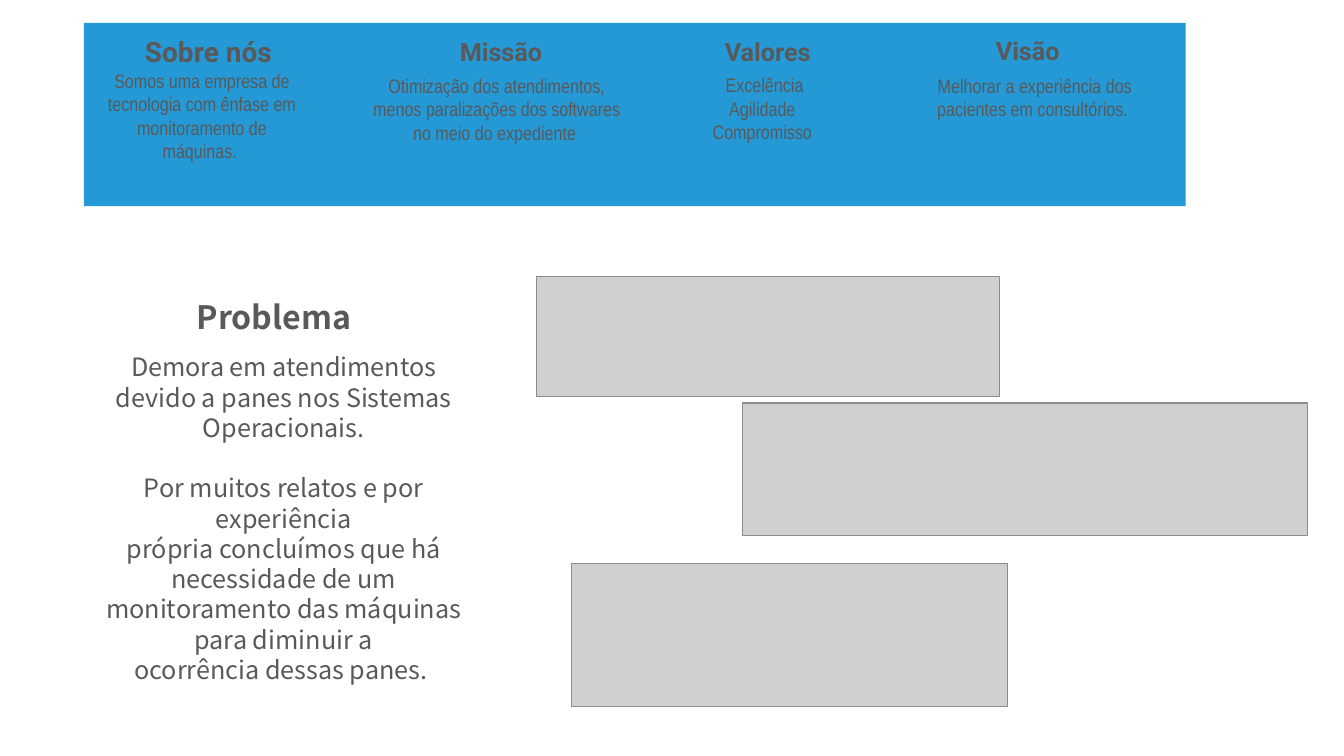
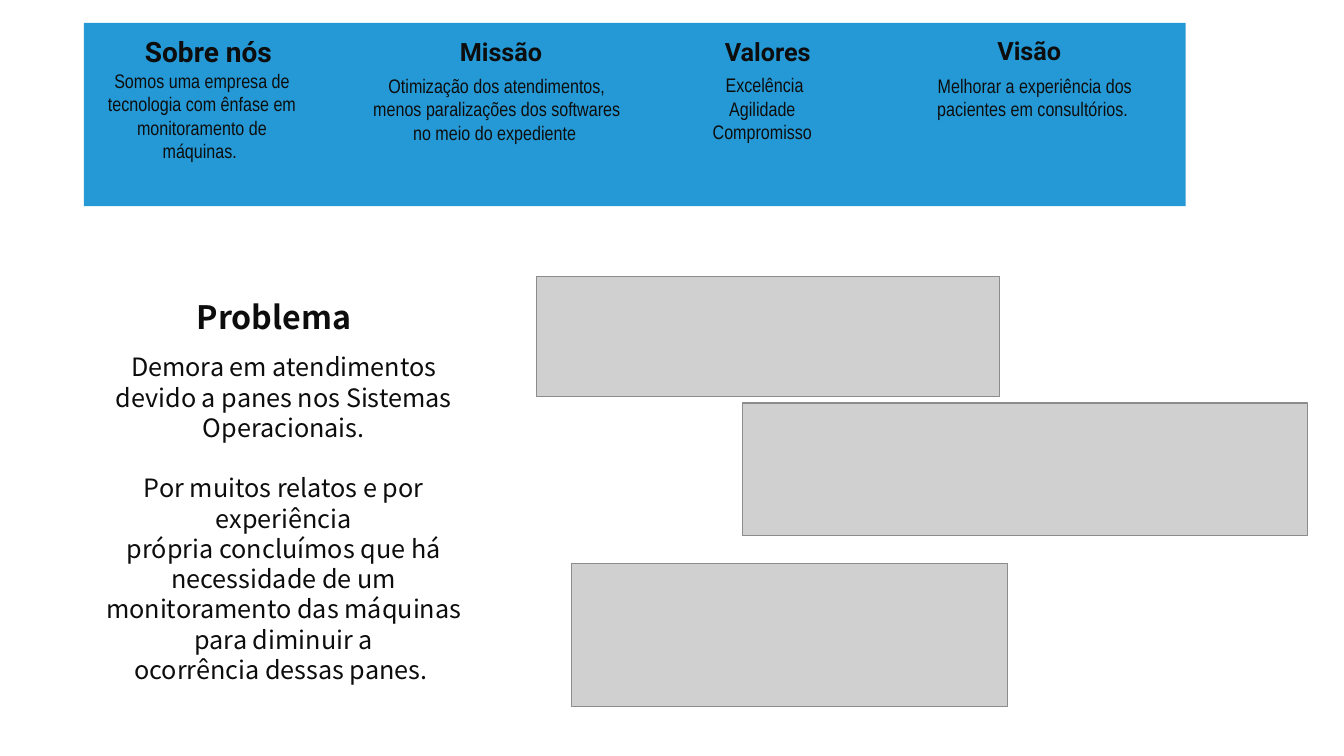
Before and after one commit to 2ADSC-Grupo9-HSO/Documentacao, a slide deck: slide 5 of Apresentações PPT/HSO-Sprint3.pptx. Drawn at 1344x756 pixels with LibreOffice and Linux fonts; fonts in the diff are those of the drawing; grey boxes stand for pictures. Boxes give left, top, right and bottom in pixels: in the first picture for what was removed or moved away, otherwise in the second. Text is boxed around its words. In the diff, an @@ line names an element or a change of style, - is before the commit and + after.

```diff
--- a/Apresentações PPT/HSO-Sprint3.pptx
+++ b/Apresentações PPT/HSO-Sprint3.pptx
@@ text colour #595959 to #0D0D0D in 10 elements at (108, 73, 296, 162), (145, 41, 272, 63), (373, 78, 620, 144), (713, 77, 812, 143), (725, 42, 811, 62), (937, 78, 1132, 120), (197, 303, 352, 330), (106, 356, 462, 680), (460, 42, 542, 62), (997, 41, 1061, 61) @@
```
Also in this commit, not shown: 7 other slides changed, 7 slides added, 17 slides removed.
